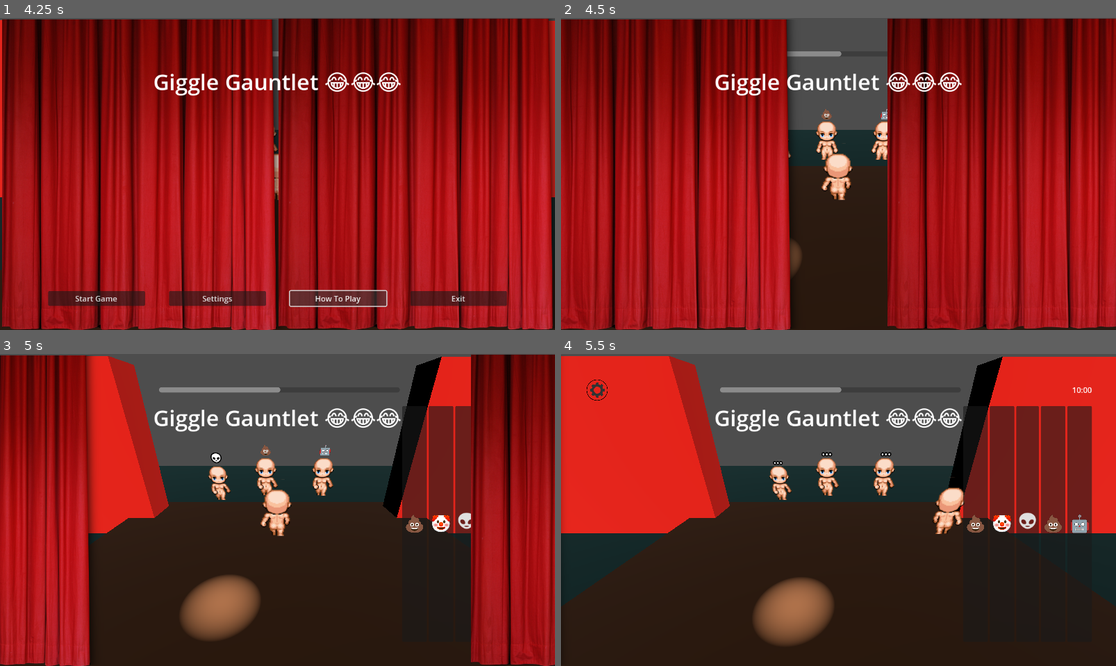
Above: before the commit, frames 1-4 (two rows, left to right).
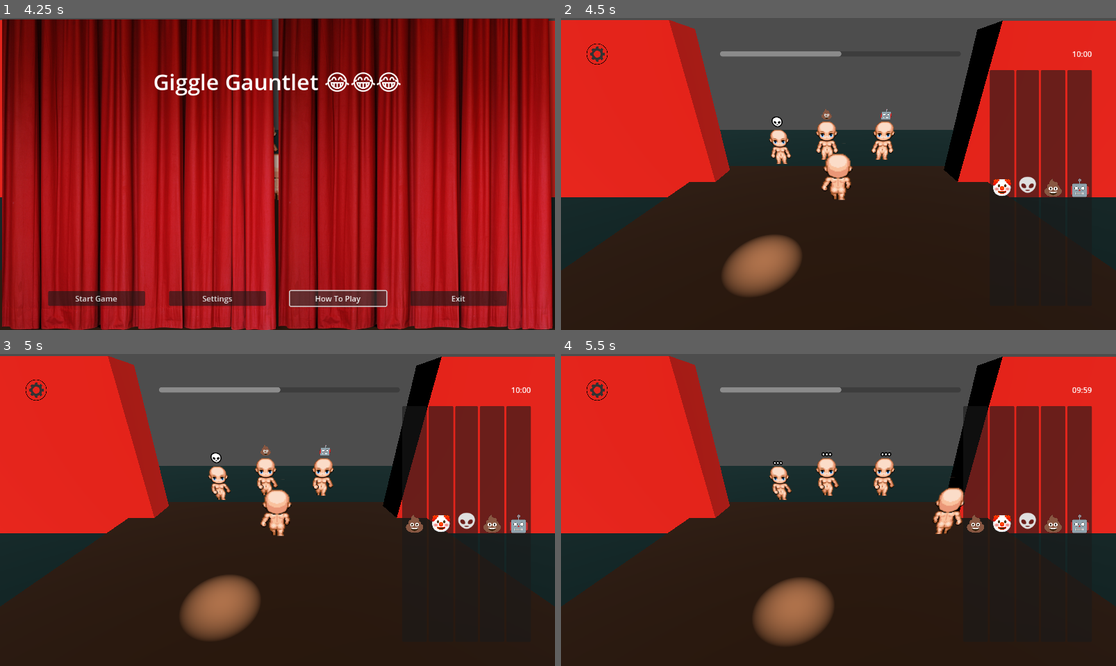
Above: after the commit, the same moments.

Repository: JourneyRoyale/GGJ2024
Game: Godot game, scene res://scenes/DemoScene.tscn
Same seed, same stepped clock (60 frames per second), same inputs: the game is played once before the commit and once after it.
Inputs (mouse positions are in pixels of both pictures, inside the frame that each line leads up to):
- Up to frame 1 (4.25 s): click (38, 55) at 0.5 s; click "🤖" at 1.25 s; click "Settings" at 2 s; click "Back" at 2.75 s; click "How To Play" at 3.5 s
- Up to frame 2 (4.5 s): click "Start Game" at 4.25 s
- Up to frame 3 (5 s): no input
- Up to frame 4 (5.5 s): tap Enter (ui_accept) at 5, 5.27 s; hold D (move_right) from 5.03 s (still down); tap Z at 5.1 s

Frame 1 is identical in both runs. In frame 2, 80% of the frame differs, in the area x 0-100%, y 0-100%; in frame 3, 31%; in frame 4, 1.2%.
Error after the commit: Cannot call method 'get_child_count' on a null value. (res://scripts/UI/ui_screen.gd:42)

Commit message:
Update Top UI Bar

Diff:
--- /dev/null
+++ b/scenes/ui_screen2.tscn
@@ -0,0 +1,404 @@
+[gd_scene load_steps=7 format=3 uid="uid://bmgyt6b5j1y5r"]
+
+[ext_resource type="Script" path="res://scripts/UI/ui_screen.gd" id="1_w5wnv"]
+[ext_resource type="Texture2D" uid="uid://nsxwa07hhb12" path="res://sprites/placeholder/Gear-icon-transparent-background.png" id="2_vtl00"]
+[ext_resource type="Texture2D" uid="uid://284ju54ci7o1" path="res://sprites/curtain-placeholder.png" id="3_upk2n"]
+
+[sub_resource type="LabelSettings" id="LabelSettings_jkbkj"]
+font_size = 46
+
+[sub_resource type="Animation" id="Animation_cx5om"]
+resource_name = "curtains_open"
+tracks/0/type = "value"
+tracks/0/imported = false
+tracks/0/enabled = true
+tracks/0/path = NodePath("Curtain Container/Left Curtain:position")
+tracks/0/interp = 1
+tracks/0/loop_wrap = true
+tracks/0/keys = {
+"times": PackedFloat32Array(0, 1),
+"transitions": PackedFloat32Array(1, 1),
+"update": 0,
+"values": [Vector2(-20, 0), Vector2(-600, 0)]
+}
+tracks/1/type = "value"
+tracks/1/imported = false
+tracks/1/enabled = true
+tracks/1/path = NodePath("Curtain Container/Right Curtain:position")
+tracks/1/interp = 1
+tracks/1/loop_wrap = true
+tracks/1/keys = {
+"times": PackedFloat32Array(0, 1),
+"transitions": PackedFloat32Array(1, 1),
+"update": 0,
+"values": [Vector2(25, 0), Vector2(625, 0)]
+}
+
+[sub_resource type="AnimationLibrary" id="AnimationLibrary_0rtmh"]
+_data = {
+"curtains_open": SubResource("Animation_cx5om")
+}
+
+[node name="Ui Screen" type="Control" node_paths=PackedStringArray("title_screen", "main_menu", "setting", "pause_screen", "pause_menu", "pause_setting", "timer", "laughter_meter", "joke_bar")]
+layout_mode = 3
+anchors_preset = 15
+anchor_right = 1.0
+anchor_bottom = 1.0
+grow_horizontal = 2
+grow_vertical = 2
+script = ExtResource("1_w5wnv")
+animation = NodePath("TitleScreen/AnimationPlayer")
+title_screen = NodePath("")
+main_menu = NodePath("")
+setting = NodePath("")
+pause_screen = NodePath("")
+pause_menu = NodePath("")
+pause_setting = NodePath("")
+timer = NodePath("")
+laughter_meter = NodePath("")
+joke_bar = NodePath("")
+
+[node name="GameUI" type="Control" parent="."]
+layout_mode = 1
+anchors_preset = 15
+anchor_right = 1.0
+anchor_bottom = 1.0
+grow_horizontal = 2
+grow_vertical = 2
+
+[node name="MarginContainer" type="MarginContainer" parent="GameUI"]
+layout_mode = 1
+anchors_preset = 15
+anchor_right = 1.0
+anchor_bottom = 1.0
+grow_horizontal = 2
+grow_vertical = 2
+theme_override_constants/margin_left = 50
+theme_override_constants/margin_top = 50
+theme_override_constants/margin_right = 50
+theme_override_constants/margin_bottom = 50
+
+[node name="VBoxContainer" type="VBoxContainer" parent="GameUI/MarginContainer"]
+layout_mode = 2
+
+[node name="Top UI Bar" type="HBoxContainer" parent="GameUI/MarginContainer/VBoxContainer"]
+layout_mode = 2
+alignment = 1
+
+[node name="TextureButton" type="TextureButton" parent="GameUI/MarginContainer/VBoxContainer/Top UI Bar"]
+custom_minimum_size = Vector2(50, 50)
+layout_mode = 2
+size_flags_horizontal = 0
+texture_normal = ExtResource("2_vtl00")
+ignore_texture_size = true
+stretch_mode = 0
+
+[node name="Seperator" type="Control" parent="GameUI/MarginContainer/VBoxContainer/Top UI Bar"]
+layout_mode = 2
+size_flags_horizontal = 3
+
+[node name="Laughter Meter" type="ProgressBar" parent="GameUI/MarginContainer/VBoxContainer/Top UI Bar"]
+custom_minimum_size = Vector2(500, 11)
+layout_mode = 2
+size_flags_horizontal = 3
+size_flags_vertical = 4
+theme_override_font_sizes/font_size = 1
+max_value = 2.0
+value = 1.0
+show_percentage = false
+
+[node name="Seperator2" type="Control" parent="GameUI/MarginContainer/VBoxContainer/Top UI Bar"]
+layout_mode = 2
+size_flags_horizontal = 3
+
+[node name="Timer" type="Label" parent="GameUI/MarginContainer/VBoxContainer/Top UI Bar"]
+layout_mode = 2
+size_flags_horizontal = 8
+text = "10:00"
+horizontal_alignment = 2
+
+[node name="MarginContainer" type="MarginContainer" parent="GameUI/MarginContainer/VBoxContainer"]
+layout_mode = 2
+size_flags_vertical = 3
+
+[node name="Joke Bar" type="HBoxContainer" parent="GameUI/MarginContainer/VBoxContainer"]
+custom_minimum_size = Vector2(0, 150)
+layout_direction = 3
+layout_mode = 2
+size_flags_horizontal = 3
+size_flags_vertical = 8
+
+[node name="Pause Screen" type="Control" parent="."]
+visible = false
+layout_mode = 1
+anchors_preset = 15
+anchor_right = 1.0
+anchor_bottom = 1.0
+grow_horizontal = 2
+grow_vertical = 2
+
+[node name="MarginContainer" type="MarginContainer" parent="Pause Screen"]
+layout_mode = 1
+anchors_preset = 15
+anchor_right = 1.0
+anchor_bottom = 1.0
+grow_horizontal = 2
+grow_vertical = 2
+
+[node name="ColorRect" type="ColorRect" parent="Pause Screen/MarginContainer"]
+layout_mode = 2
+color = Color(0.0980392, 0.0980392, 0.0980392, 0.615686)
+
+[node name="MarginContainer" type="MarginContainer" parent="Pause Screen/MarginContainer"]
+layout_mode = 2
+theme_override_constants/margin_left = 100
+theme_override_constants/margin_top = 100
+theme_override_constants/margin_right = 100
+theme_override_constants/margin_bottom = 50
+
+[node name="VBoxContainer" type="VBoxContainer" parent="Pause Screen/MarginContainer/MarginContainer"]
+layout_mode = 2
+
+[node name="Label" type="Label" parent="Pause Screen/MarginContainer/MarginContainer/VBoxContainer"]
+layout_mode = 2
+theme_override_font_sizes/font_size = 75
+text = "Pause"
+horizontal_alignment = 1
+
+[node name="MarginContainer" type="MarginContainer" parent="Pause Screen/MarginContainer/MarginContainer/VBoxContainer"]
+layout_mode = 2
+size_flags_vertical = 3
+
+[node name="Pause Menu" type="GridContainer" parent="Pause Screen/MarginContainer/MarginContainer/VBoxContainer"]
+layout_mode = 2
+theme_override_constants/h_separation = 50
+columns = 4
+
+[node name="Resume" type="Button" parent="Pause Screen/MarginContainer/MarginContainer/VBoxContainer/Pause Menu"]
+layout_mode = 2
+size_flags_horizontal = 3
+text = "Resume"
+
+[node name="Restart" type="Button" parent="Pause Screen/MarginContainer/MarginContainer/VBoxContainer/Pause Menu"]
+layout_mode = 2
+size_flags_horizontal = 3
+text = "Restart"
+
+[node name="Setting" type="Button" parent="Pause Screen/MarginContainer/MarginContainer/VBoxContainer/Pause Menu"]
+layout_mode = 2
+size_flags_horizontal = 3
+text = "Setting
+"
+
+[node name="Exit" type="Button" parent="Pause Screen/MarginContainer/MarginContainer/VBoxContainer/Pause Menu"]
+layout_mode = 2
+size_flags_horizontal = 3
+text = "Exit
+"
+
+[node name="Pause Setting" type="VBoxContainer" parent="Pause Screen/MarginContainer/MarginContainer/VBoxContainer"]
+visible = false
+layout_mode = 2
+alignment = 1
+
+[node name="GridContainer" type="GridContainer" parent="Pause Screen/MarginContainer/MarginContainer/VBoxContainer/Pause Setting"]
+layout_mode = 2
+theme_override_constants/h_separation = 16
+
+[node name="Master Label" type="Label" parent="Pause Screen/MarginContainer/MarginContainer/VBoxContainer/Pause Setting/GridContainer"]
+layout_mode = 2
+text = "Master"
+horizontal_alignment = 1
+
+[node name="Master Slider" type="HSlider" parent="Pause Screen/MarginContainer/MarginContainer/VBoxContainer/Pause Setting/GridContainer"]
+layout_mode = 2
+size_flags_horizontal = 3
+size_flags_vertical = 4
+max_value = 1.0
+step = 0.05
+value = 1.0
+
+[node name="Background Label" type="Label" parent="Pause Screen/MarginContainer/MarginContainer/VBoxContainer/Pause Setting/GridContainer"]
+layout_mode = 2
+text = "Background"
+horizontal_alignment = 1
+
+[node name="Background Slider" type="HSlider" parent="Pause Screen/MarginContainer/MarginContainer/VBoxContainer/Pause Setting/GridContainer"]
+layout_mode = 2
+size_flags_horizontal = 3
+size_flags_vertical = 4
+max_value = 1.0
+step = 0.05
+value = 1.0
+
+[node name="Sound Effect Label" type="Label" parent="Pause Screen/MarginContainer/MarginContainer/VBoxContainer/Pause Setting/GridContainer"]
+layout_mode = 2
+text = "Sound Effect"
+horizontal_alignment = 1
+
+[node name="Sound Effect Slider" type="HSlider" parent="Pause Screen/MarginContainer/MarginContainer/VBoxContainer/Pause Setting/GridContainer"]
+layout_mode = 2
+size_flags_horizontal = 3
+size_flags_vertical = 4
+max_value = 1.0
+step = 0.05
+value = 1.0
+
+[node name="Back" type="Button" parent="Pause Screen/MarginContainer/MarginContainer/VBoxContainer/Pause Setting/GridContainer"]
+layout_mode = 2
+text = "Back"
+
+[node name="TitleScreen" type="Control" parent="."]
+layout_mode = 1
+anchors_preset = 15
+anchor_right = 1.0
+anchor_bottom = 1.0
+grow_horizontal = 2
+grow_vertical = 2
+
+[node name="Curtain Container" type="Node2D" parent="TitleScreen"]
+position = Vector2(577, -2)
+
+[node name="Left Curtain" type="Node2D" parent="TitleScreen/Curtain Container"]
+position = Vector2(-20, 0)
+
+[node name="Sprite2D" type="Sprite2D" parent="TitleScreen/Curtain Container/Left Curtain"]
+position = Vector2(-253, 332)
+scale = Vector2(0.856429, 0.780989)
+texture = ExtResource("3_upk2n")
+
+[node name="Right Curtain" type="Node2D" parent="TitleScreen/Curtain Container"]
+position = Vector2(25, 0)
+
+[node name="Sprite2D" type="Sprite2D" parent="TitleScreen/Curtain Container/Right Curtain"]
+position = Vector2(276, 331)
+scale = Vector2(0.856735, 0.780538)
+texture = ExtResource("3_upk2n")
+
+[node name="MarginContainer" type="MarginContainer" parent="TitleScreen"]
+layout_mode = 1
+anchors_preset = 15
+anchor_right = 1.0
+anchor_bottom = 1.0
+grow_horizontal = 2
+grow_vertical = 2
+theme_override_constants/margin_left = 100
+theme_override_constants/margin_top = 100
+theme_override_constants/margin_right = 100
+theme_override_constants/margin_bottom = 50
+
+[node name="VBoxContainer" type="VBoxContainer" parent="TitleScreen/MarginContainer"]
+layout_mode = 2
+
+[node name="Title Label" type="Label" parent="TitleScreen/MarginContainer/VBoxContainer"]
+layout_mode = 2
+text = "Giggle Gauntlet 😂😂😂"
+label_settings = SubResource("LabelSettings_jkbkj")
+horizontal_alignment = 1
+
+[node name="MarginContainer" type="MarginContainer" parent="TitleScreen/MarginContainer/VBoxContainer"]
+layout_mode = 2
+size_flags_vertical = 3
+
+[node name="Main Menu" type="GridContainer" parent="TitleScreen/MarginContainer/VBoxContainer"]
+layout_mode = 2
+theme_override_constants/h_separation = 50
+columns = 4
+
+[node name="Start Game" type="Button" parent="TitleScreen/MarginContainer/VBoxContainer/Main Menu"]
+layout_mode = 2
+size_flags_horizontal = 3
+size_flags_vertical = 4
+text = "Start Game"
+
+[node name="Settings" type="Button" parent="TitleScreen/MarginContainer/VBoxContainer/Main Menu"]
+layout_mode = 2
+size_flags_horizontal = 3
+size_flags_vertical = 4
+text = "Settings"
+
+[node name="How To Play" type="Button" parent="TitleScreen/MarginContainer/VBoxContainer/Main Menu"]
+layout_mode = 2
+size_flags_horizontal = 3
+size_flags_vertical = 4
+text = "How To Play"
+
+[node name="Exit" type="Button" parent="TitleScreen/MarginContainer/VBoxContainer/Main Menu"]
+layout_mode = 2
+size_flags_horizontal = 3
+size_flags_vertical = 4
+text = "Exit"
+
+[node name="Setting" type="VBoxContainer" parent="TitleScreen/MarginContainer/VBoxContainer"]
+visible = false
+layout_mode = 2
+alignment = 1
+
+[node name="GridContainer" type="GridContainer" parent="TitleScreen/MarginContainer/VBoxContainer/Setting"]
+layout_mode = 2
+theme_override_constants/h_separation = 16
+
+[node name="Master Label" type="Label" parent="TitleScreen/MarginContainer/VBoxContainer/Setting/GridContainer"]
+layout_mode = 2
+text = "Master"
+horizontal_alignment = 1
+
+[node name="Master Slider" type="HSlider" parent="TitleScreen/MarginContainer/VBoxContainer/Setting/GridContainer"]
+layout_mode = 2
+size_flags_horizontal = 3
+size_flags_vertical = 4
+max_value = 1.0
+step = 0.05
+value = 1.0
+
+[node name="Background Label" type="Label" parent="TitleScreen/MarginContainer/VBoxContainer/Setting/GridContainer"]
+layout_mode = 2
+text = "Background"
+horizontal_alignment = 1
+
+[node name="Background Slider" type="HSlider" parent="TitleScreen/MarginContainer/VBoxContainer/Setting/GridContainer"]
+layout_mode = 2
+size_flags_horizontal = 3
+size_flags_vertical = 4
+max_value = 1.0
+step = 0.05
+value = 1.0
+
+[node name="Sound Effect Label" type="Label" parent="TitleScreen/MarginContainer/VBoxContainer/Setting/GridContainer"]
+layout_mode = 2
+text = "Sound Effect"
+horizontal_alignment = 1
+
+[node name="Sound Effect Slider" type="HSlider" parent="TitleScreen/MarginContainer/VBoxContainer/Setting/GridContainer"]
+layout_mode = 2
+size_flags_horizontal = 3
+size_flags_vertical = 4
+max_value = 1.0
+step = 0.05
+value = 1.0
+
+[node name="Back" type="Button" parent="TitleScreen/MarginContainer/VBoxContainer/Setting/GridContainer"]
+layout_mode = 2
+text = "Back"
+
+[node name="AnimationPlayer" type="AnimationPlayer" parent="TitleScreen"]
+libraries = {
+"": SubResource("AnimationLibrary_0rtmh")
+}
+
+[connection signal="pressed" from="GameUI/MarginContainer/VBoxContainer/Top UI Bar/TextureButton" to="." method="_on_ui_gear_button_pressed"]
+[connection signal="pressed" from="Pause Screen/MarginContainer/MarginContainer/VBoxContainer/Pause Menu/Resume" to="." method="_on_pause_resume_pressed"]
+[connection signal="pressed" from="Pause Screen/MarginContainer/MarginContainer/VBoxContainer/Pause Menu/Restart" to="." method="_on_pause_restart_pressed"]
+[connection signal="pressed" from="Pause Screen/MarginContainer/MarginContainer/VBoxContainer/Pause Menu/Setting" to="." method="_on_pause_setting_pressed"]
+[connection signal="pressed" from="Pause Screen/MarginContainer/MarginContainer/VBoxContainer/Pause Menu/Exit" to="." method="_on_pause_exit_pressed"]
+[connection signal="value_changed" from="Pause Screen/MarginContainer/MarginContainer/VBoxContainer/Pause Setting/GridContainer/Master Slider" to="." method="_on_master_slider_value_changed"]
+[connection signal="value_changed" from="Pause Screen/MarginContainer/MarginContainer/VBoxContainer/Pause Setting/GridContainer/Background Slider" to="." method="_on_background_slider_value_changed"]
+[connection signal="value_changed" from="Pause Screen/MarginContainer/MarginContainer/VBoxContainer/Pause Setting/GridContainer/Sound Effect Slider" to="." method="_on_sound_effect_slider_value_changed"]
+[connection signal="pressed" from="Pause Screen/MarginContainer/MarginContainer/VBoxContainer/Pause Setting/GridContainer/Back" to="." method="_on_pause_setting_back_pressed"]
+[connection signal="pressed" from="TitleScreen/MarginContainer/VBoxContainer/Main Menu/Start Game" to="." method="_on_start_game_pressed"]
+[connection signal="pressed" from="TitleScreen/MarginContainer/VBoxContainer/Main Menu/Settings" to="." method="_on_settings_pressed"]
+[connection signal="pressed" from="TitleScreen/MarginContainer/VBoxContainer/Main Menu/How To Play" to="." method="_on_how_to_play_pressed"]
+[connection signal="pressed" from="TitleScreen/MarginContainer/VBoxContainer/Main Menu/Exit" to="." method="_on_exit_pressed"]
+[connection signal="value_changed" from="TitleScreen/MarginContainer/VBoxContainer/Setting/GridContainer/Master Slider" to="." method="_on_master_slider_value_changed"]
+[connection signal="pressed" from="TitleScreen/MarginContainer/VBoxContainer/Setting/GridContainer/Back" to="." method="_on_back_pressed"]
+[connection signal="animation_finished" from="TitleScreen/AnimationPlayer" to="." method="_on_animation_player_animation_finished"]
--- /dev/null
+++ b/scripts/GameManager2.gd
@@ -0,0 +1,76 @@
+extends Node
+
+# Measurement of how well peformance is going. Game over if reaches zero.
+var score = 0;
+
+# Flag for if you are actively performing the your set.
+var playing;
+
+# Measure of audience satisfaction. Proportionally affects score rate.
+var laughter = 1;
+
+# Global game manager timer.
+var timer = 0;
+
+#List off all audience members
+var audience_list;
+
+#List of all hecklers
+var heckler_list;
+
+#List of all available emoji
+var emoji_list = []
+
+@export var set_time = 600;
+
+@export var base_deplete_rate = 0.1;
+
+@export var base_score_rate = 10;
+
+@export var max_emoji = 5
+
+# Called when the node enters the scene tree for the first time.
+func _ready():
+	create_audience()
+	playing = false
+
+# Called every frame. 'delta' is the elapsed time since the previous frame.
+func _process(delta):
+	if(laughter <= 0):
+		playing = false
+		print("GAME OVER")
+
+	if(timer >= set_time):
+		print("GAME COMPLETE")
+
+	poll_audience()
+
+	# Score is improved proportionally to audience satisfaction and decreased inversely to how much time is left in set.
+	score = score + (base_score_rate * laughter) - (base_deplete_rate * timer / set_time)
+
+
+
+	if(playing):
+		laughter -= .0001
+		timer += delta;
+
+#Populate the audience.
+func create_audience():
+	pass
+
+
+# Polls all audience members in order to determine current laughter score;
+func poll_audience():
+	pass
+
+#Create a heckler.
+func create_heckler():
+	pass
+
+#Create emoji
+func create_emoji(nodeReference):
+	emoji_list.append(nodeReference)
+
+func delete_emoji(nodeReference):
+	nodeReference.queue_free()
+	emoji_list.pop_front()
--- a/scripts/UI/ui_screen.gd
+++ b/scripts/UI/ui_screen.gd
@@ -16,6 +16,8 @@
 #Game UI
 @export var timer : Node
 @export var laughter_meter : Node
+@export var joke_bar: Node
+var packed_joke_button = load("res://scenes/JokeButton.tscn")
 
 @onready var audio_manager = get_node("/root/AudioManager")
 @onready var game_manager = get_node("/root/GameManager")
@@ -25,10 +27,28 @@
 	if anim_name == "curtains_open":
 		game_manager.playing = true
 
+
+func _ready():
+	_add_joke()
+
 func _process(delta):
-	#if(game_manager.playing):
-		#_sync_time()
-		pass
+	if(game_manager.playing):
+		_sync_laughter()
+		_sync_time()
+
+func _add_joke():
+	await get_tree().create_timer(1).timeout
+	var instance = packed_joke_button.instantiate()
+	if (joke_bar.get_child_count() == game_manager.max_emoji):
+		print(joke_bar.get_child_count())
+		game_manager.delete_emoji(game_manager.emoji_list[0])
+
+	joke_bar.add_child(instance)
+	var child_ref = joke_bar.get_child(joke_bar.get_child_count() - 1)
+	print('test')
+
+	game_manager.create_emoji(child_ref)
+	_add_joke()
 
 func _input(event):
 	if event is InputEventKey and event.pressed:
@@ -41,15 +61,19 @@
 	node.get_node("GridContainer/Background Slider").value = audio_manager.background_volume
 	node.get_node("GridContainer/Sound Effect Slider").value = audio_manager.sound_effect_volume
 
+func _sync_laughter():
+	laughter_meter.value = round_to_dec(game_manager.laughter, 2)
+
 func _sync_time():
 	timer.text = time_convert(game_manager.set_time - game_manager.timer)
+
+func round_to_dec(num, digit):
+	return round(num * pow(10.0, digit)) / pow(10.0, digit)
 
 func time_convert(time_in_sec):
 	time_in_sec = int(time_in_sec)
 	var seconds = time_in_sec%60
 	var minutes = (time_in_sec/60)%60
-
-	#returns a string with the format "HH:MM:SS"
 	return "%02d:%02d" % [minutes, seconds]
 
 #Main Menu
@@ -57,7 +81,7 @@
 	var animation_player = get_node(animation)
 	if animation_player != null:
 		animation_player.play("curtains_open")
-	main_menu.visible = false
+	title_screen.visible = false
 
 func _on_how_to_play_pressed():
 	pass # Replace with function body.
